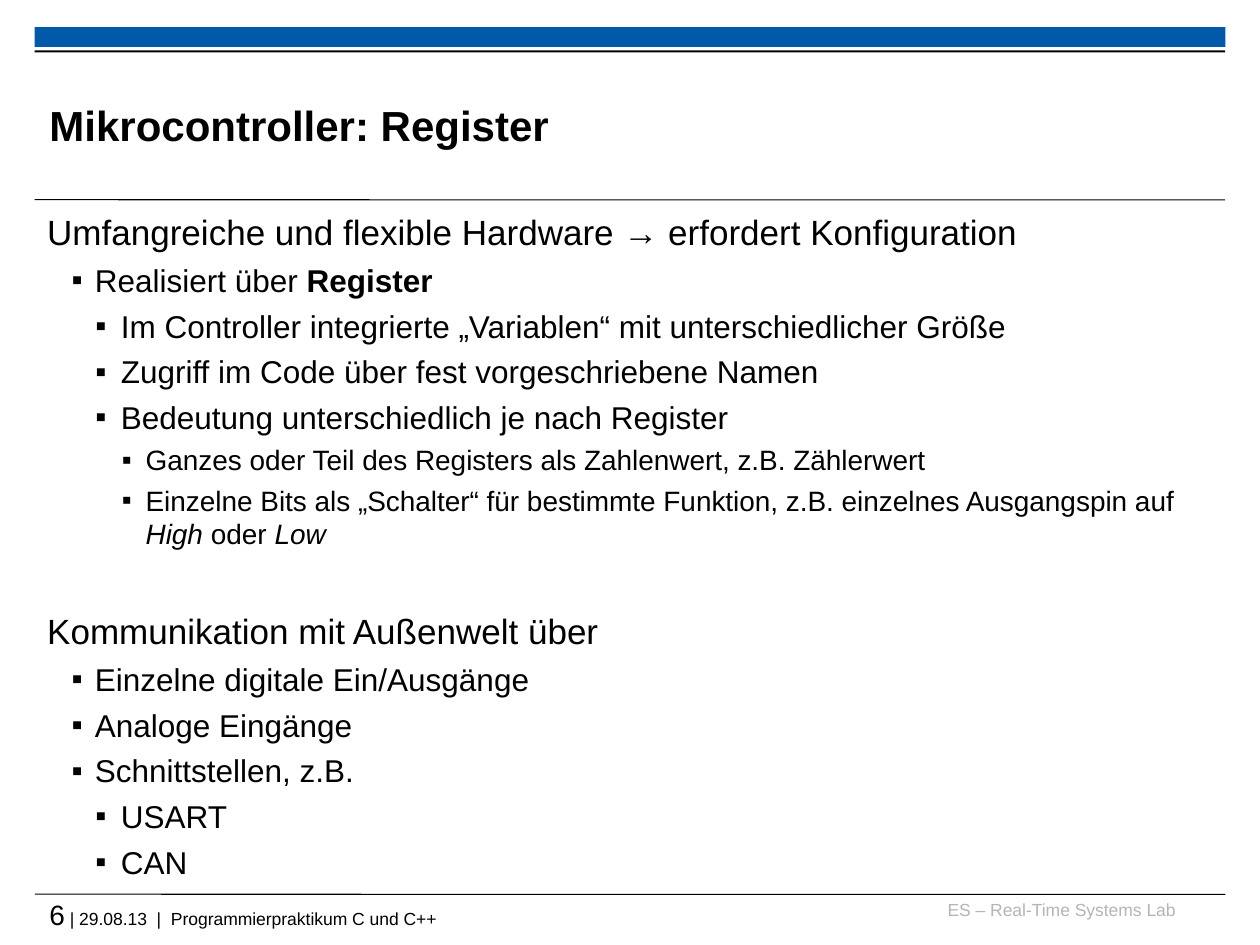
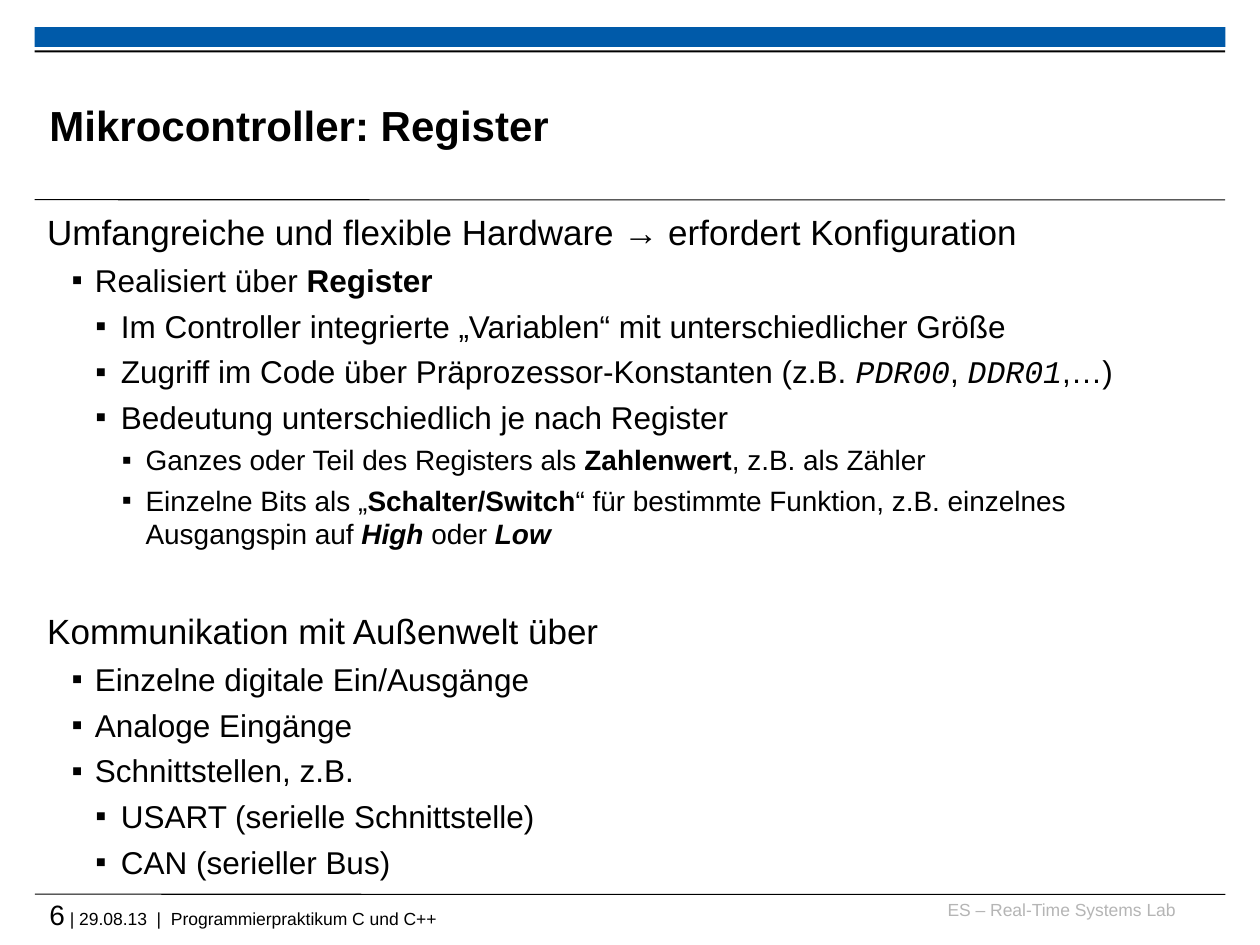
Before and after one commit to h82k/tud-cppp, a slide deck: slide 6 of Vorlesung/5 Embedded Systems.pptx. Drawn at 1260x945 pixels with LibreOffice and Linux fonts; fonts in the diff are those of the drawing; background and template pictures are left out. Boxes give left, top, right and bottom in pixels: in the first picture for what was removed or moved away, otherwise in the second. Text is boxed around its words. In the diff, an @@ line names an element or a change of style, - is before the commit and + after.

Commit message:
Improve lecture slides

```diff
--- a/Vorlesung/5 Embedded Systems.pptx
+++ b/Vorlesung/5 Embedded Systems.pptx
@@ text at [121,360,1113,390]: text changed @@
-    ▪ Zugriff im Code über fest vorgeschriebene Namen
+    ▪ Zugriff im Code über Präprozessor-Konstanten (z.B. PDR00, DDR01,…)
@@ text at [146,449,1066,550]: text changed @@
-      ▪ Ganzes oder Teil des Registers als Zahlenwert, z.B. Zählerwert
-      ▪ Einzelne Bits als „Schalter“ für bestimmte Funktion, z.B. einzelnes Ausgangspin auf High oder Low
+      ▪ Ganzes oder Teil des Registers als Zahlenwert, z.B. als Zähler
+      ▪ Einzelne Bits als „Schalter/Switch“ für bestimmte Funktion, z.B. einzelnes Ausgangspin auf High oder Low
@@ text at [121,805,534,880]: text changed @@
-    ▪ USART
-    ▪ CAN
+    ▪ USART (serielle Schnittstelle)
+    ▪ CAN (serieller Bus)
```
Also in this commit, not shown: 5 other slides changed, 5 other files.
